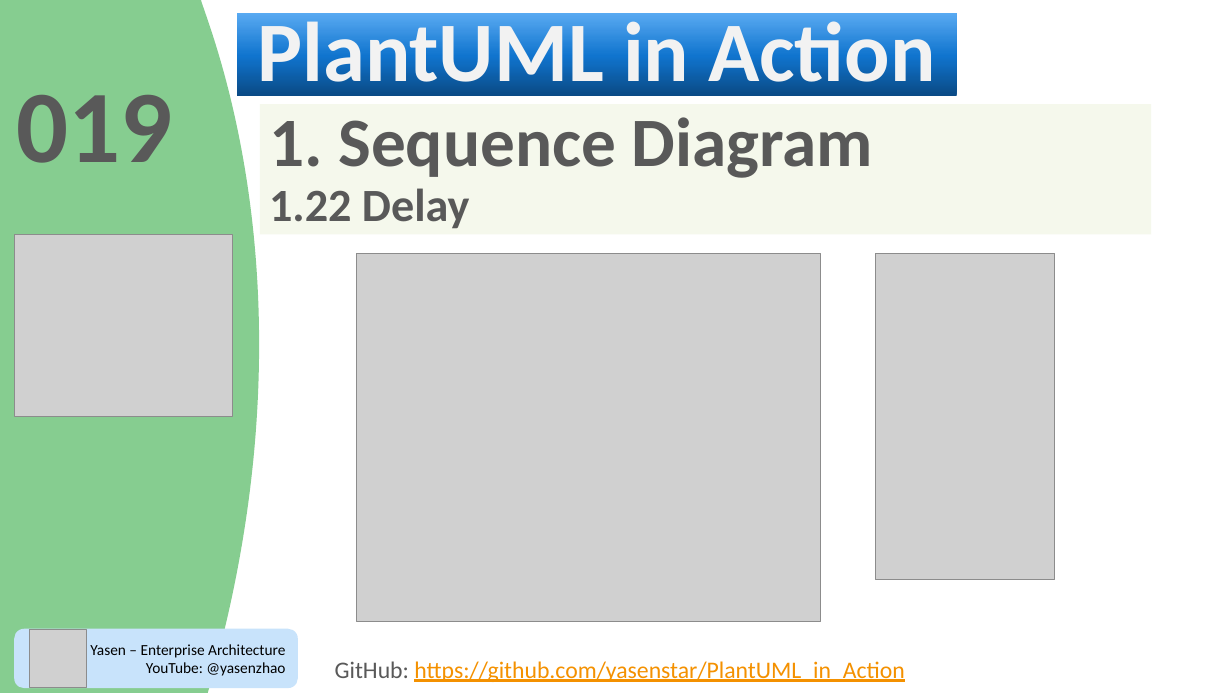
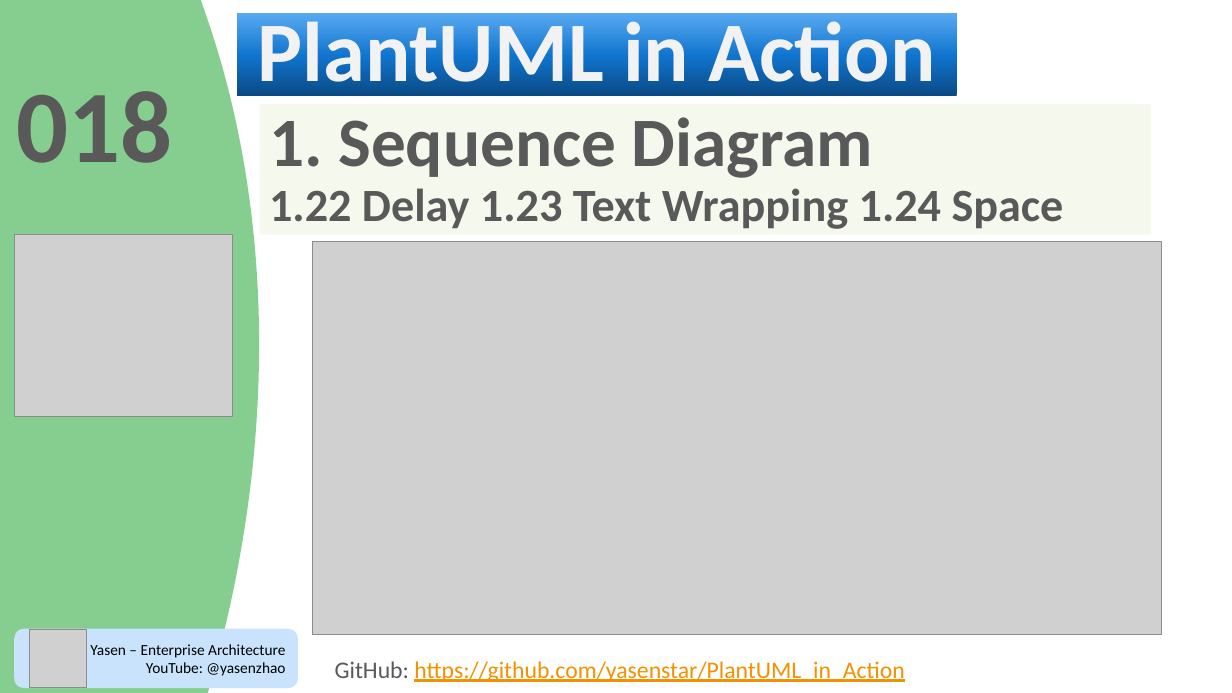
Before and after one commit to yasenstar/PlantUML_in_Action, a slide deck: slide 19 of PlantUML_in_Action.pptx (slide 20 before the commit). Drawn at 1232x693 pixels with LibreOffice and Linux fonts; fonts in the diff are those of the drawing; grey boxes stand for pictures; background and template pictures are left out; a plain dark background stands for a picture behind light text. Boxes give left, top, right and bottom in pixels: in the first picture for what was removed or moved away, otherwise in the second. Text is boxed around its words. In the diff, an @@ line names an element or a change of style, - is before the commit and + after.

```diff
--- a/PlantUML_in_Action.pptx
+++ b/PlantUML_in_Action.pptx
@@ text at [16, 91, 172, 163]: text changed @@
-019
+018
@@ text in rectangle at [269, 188, 1064, 229]: text changed @@
-1.22 Delay
+1.22 Delay 1.23 Text Wrapping 1.24 Space
@@ picture: place and size @@
-picture at [357, 253, 821, 622]
+picture at [312, 242, 1163, 635]
@@ picture removed at [875, 253, 1055, 579] @@
```
Also in this commit, not shown: 2 other slides changed, 8 other files.
